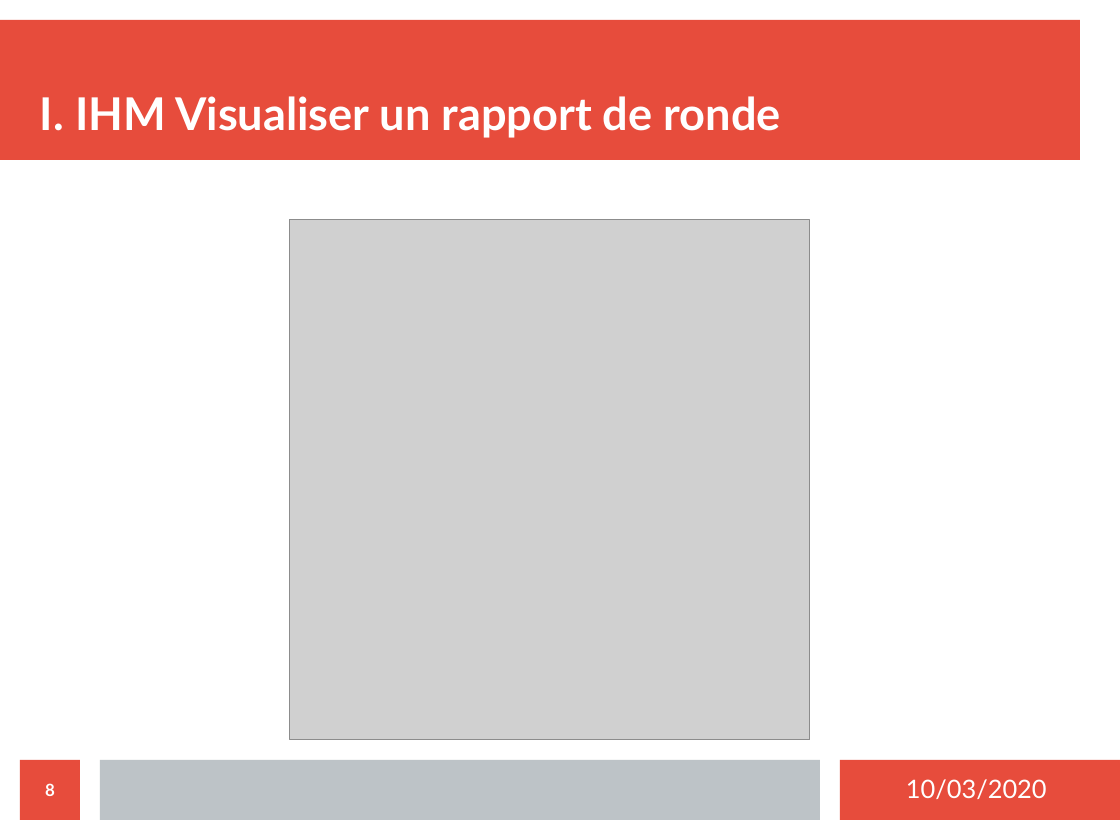
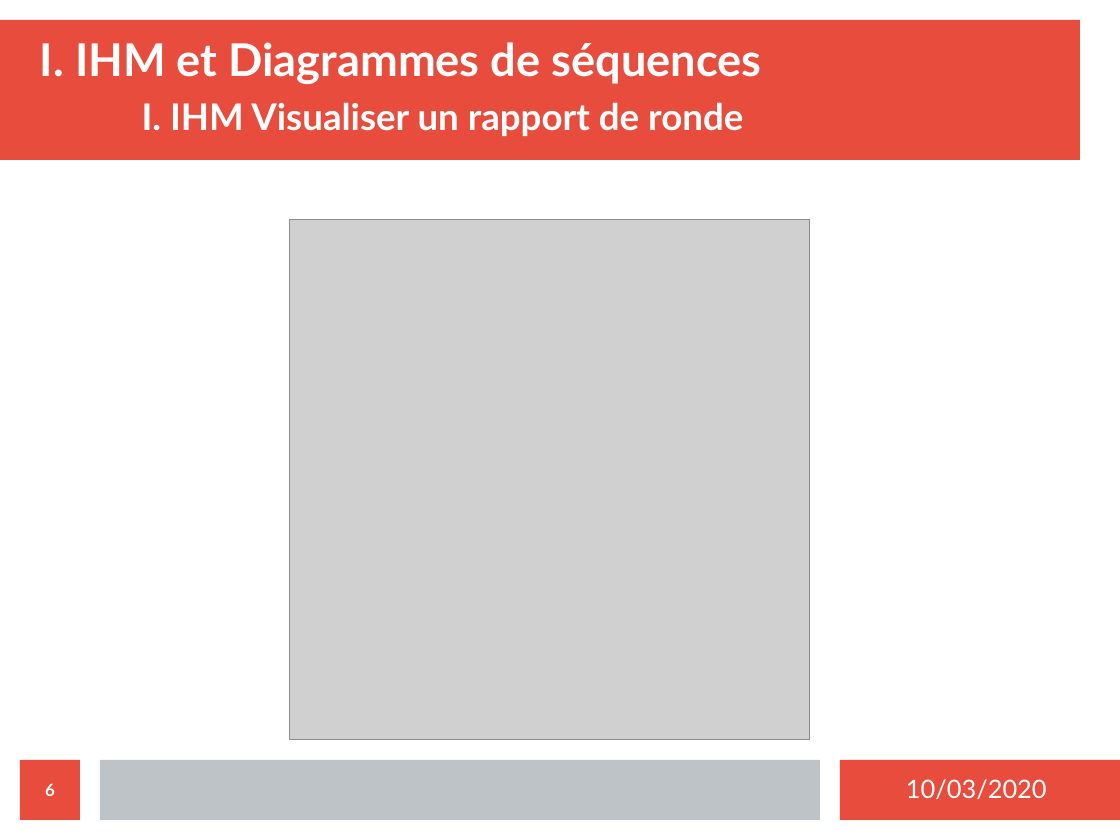
Before and after one commit to MezeretteBrice/Projet_Ronde, a slide deck: slide 6 of SOUTENANCE/Revue2/Revue2_CHEVREL.odp (slide 8 before the commit). Drawn at 1120x840 pixels with LibreOffice and Linux fonts; fonts in the diff are those of the drawing; grey boxes stand for pictures. Boxes give left, top, right and bottom in pixels: in the first picture for what was removed or moved away, otherwise in the second. Text is boxed around its words. In the diff, an @@ line names an element or a change of style, - is before the commit and + after.

```diff
--- a/SOUTENANCE/Revue2/Revue2_CHEVREL.odp
+++ b/SOUTENANCE/Revue2/Revue2_CHEVREL.odp
@@ title at <box>40,42,761,136</box>: text changed; size 32 to 26 pt @@
-I. IHM Visualiser un rapport de ronde
+I. IHM et Diagrammes de séquences
+I. IHM Visualiser un rapport de ronde
@@ page number at <box>45,783,55,796</box>: text changed @@
-8
+6
```
Also in this commit, not shown: 8 other slides changed, 2 slides removed.
